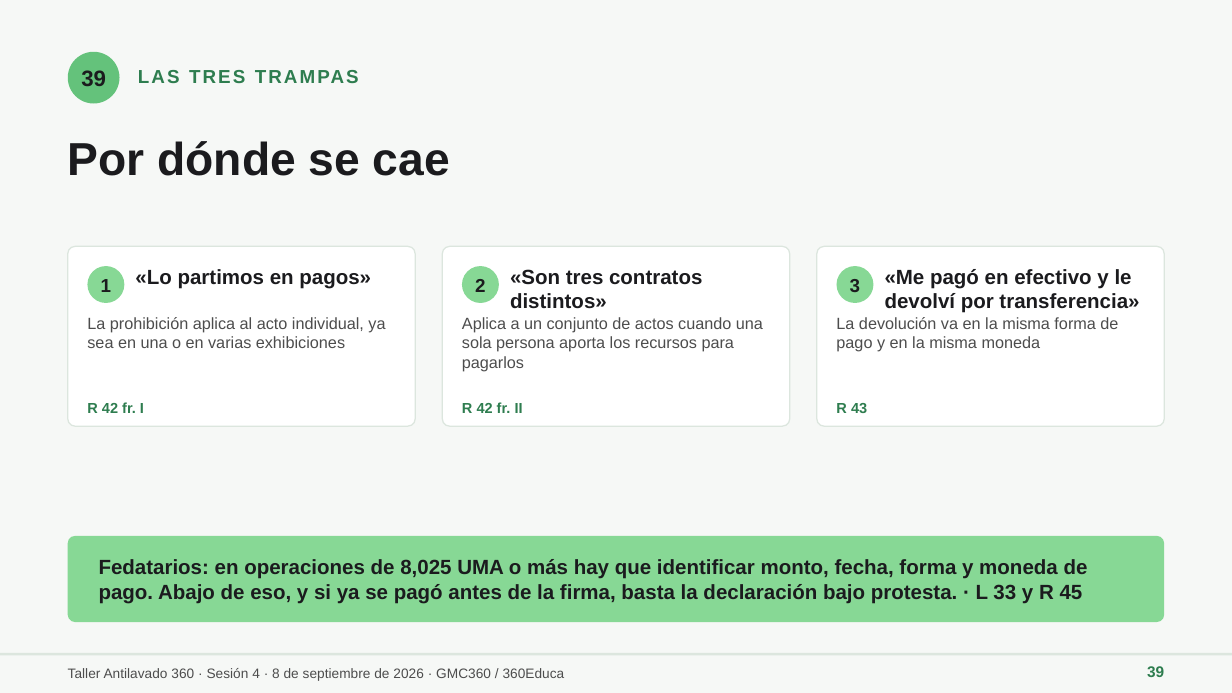
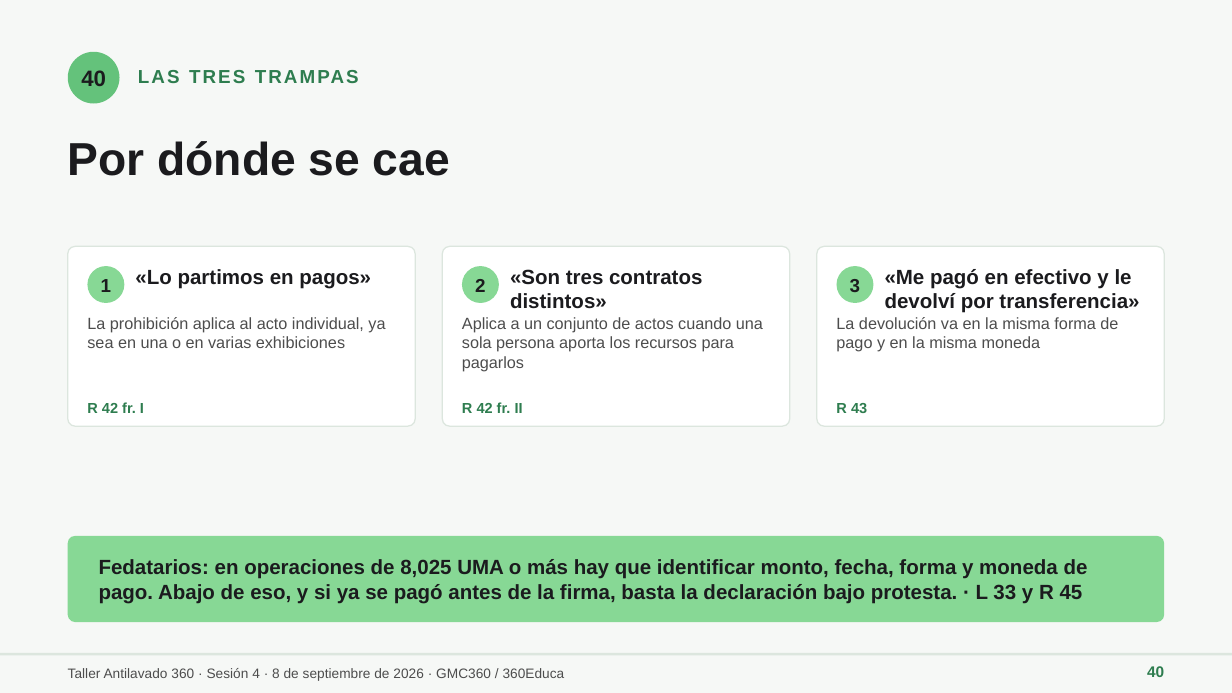
Before and after one commit to maribelvazquez/S01-TAV-IDENTIFICACION, a slide deck: slide 40 of s04/descargables/S04_ALU_01_Presentacion.pptx (slide 39 before the commit). Drawn at 1232x693 pixels with LibreOffice and Linux fonts; fonts in the diff are those of the drawing. Boxes give left, top, right and bottom in pixels: in the first picture for what was removed or moved away, otherwise in the second. Text is boxed around its words. In the diff, an @@ line names an element or a change of style, - is before the commit and + after.

```diff
--- a/s04/descargables/S04_ALU_01_Presentacion.pptx
+++ b/s04/descargables/S04_ALU_01_Presentacion.pptx
@@ text at (81,70,106,86): text changed @@
-39
+40
@@ text at (1147,666,1164,677): text changed @@
-39
+40
```
Also in this commit, not shown: 7 other slides changed, 1 slide added, 3 other files.
